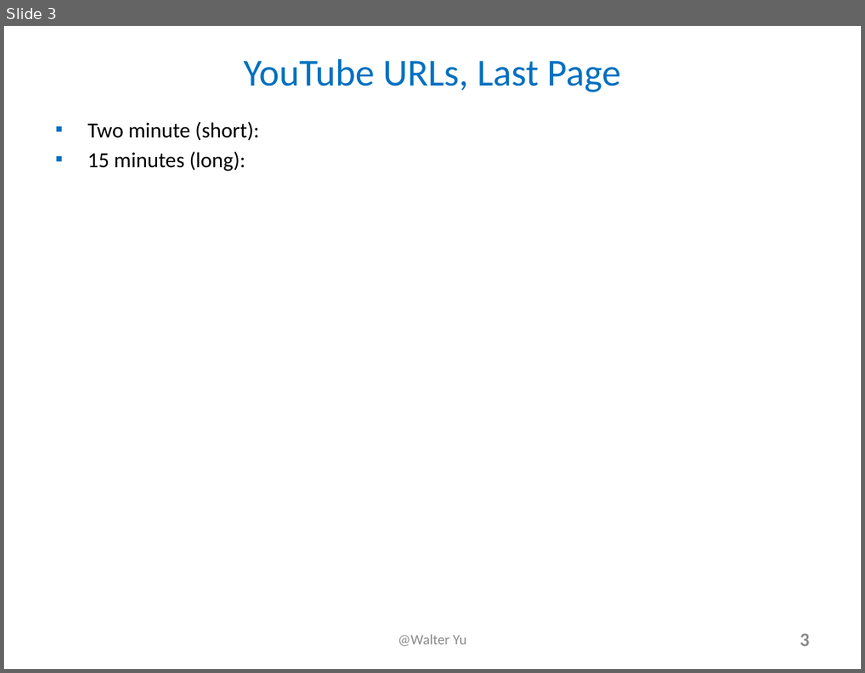
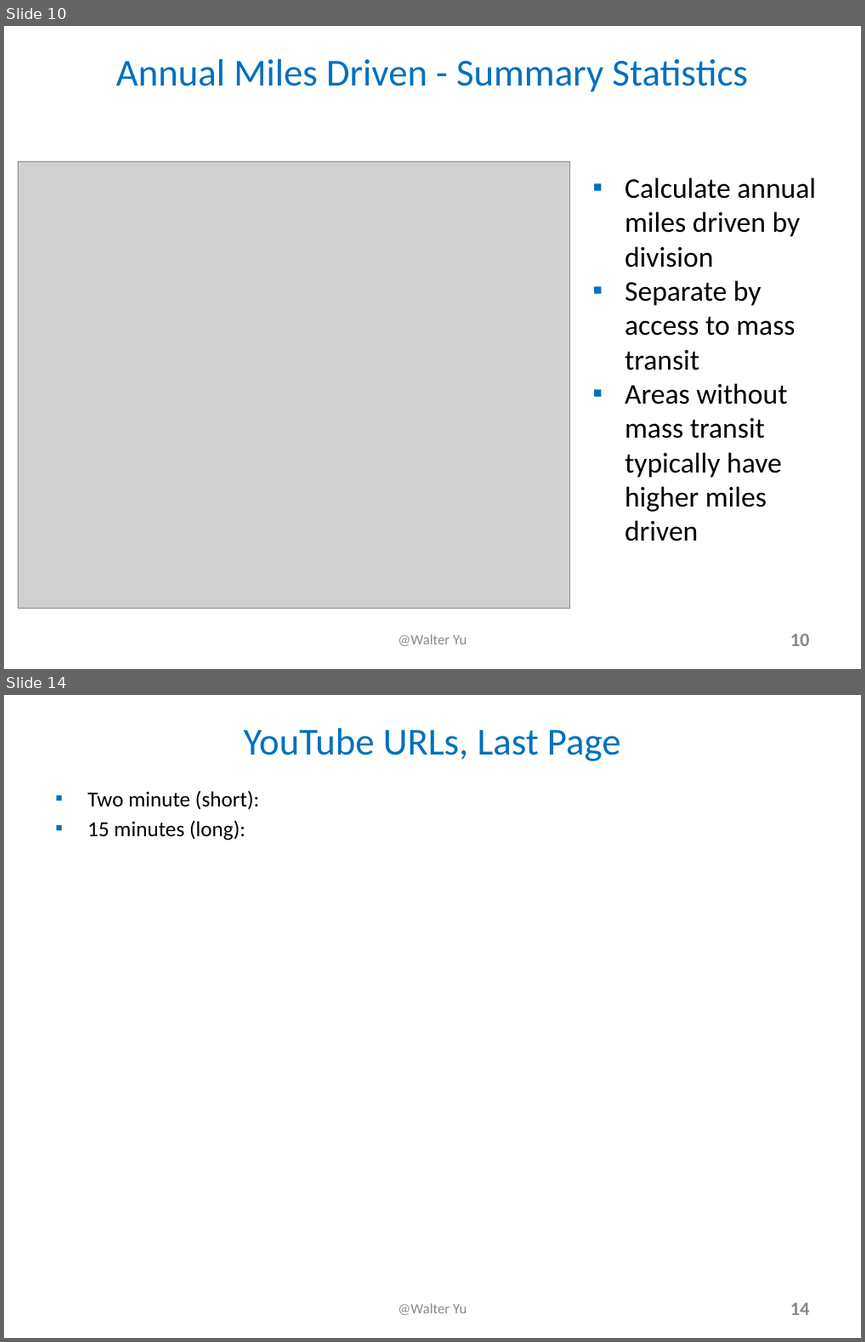
Before and after one commit to walteryu/e63-final, a slide deck: presentation/FinalProjectSlides_e63_2018_WY.pptx. Shown one above the other, each under a label of ours: slide 3 before the commit, slides 10 and 14 after it; the slides between them are not shown. The pictures are 865x673 and 865x1342 pixels, drawn with LibreOffice and Linux fonts; fonts in the diff are those of the drawing; grey boxes stand for pictures. Boxes give left, top, right and bottom in pixels: in the first picture for what was removed or moved away, otherwise in the second. Text is boxed around its words. In the diff, an @@ line names an element or a change of style, - is before the commit and + after.

```diff
--- a/presentation/FinalProjectSlides_e63_2018_WY.pptx
+++ b/presentation/FinalProjectSlides_e63_2018_WY.pptx
@@ slide 10 added at (4,26,861,669), background #FFFFFF @@
@@ title added at (116,59,748,92), 32 pt, text #0070C0 @@
+Annual Miles Driven - Summary Statistics
@@ picture added at (18,161,569,607) @@
@@ text added at (624,177,816,541), 24 pt, text #000000 @@
+▪ Calculate annual miles driven by division
+▪ Separate by access to mass transit
+▪ Areas without mass transit typically have higher miles driven
@@ text added at (398,634,466,646), 12 pt, text #898989 @@
+@Walter Yu
@@ page number added at (790,633,810,646), 16 pt, text #888888, bold @@
+10
@@ what was slide 3 is now slide 14 @@
@@ page number at (790,1302,810,1315): text changed @@
-3
+14
```
Also in this commit, not shown: 2 slides changed, 10 other slides added.
